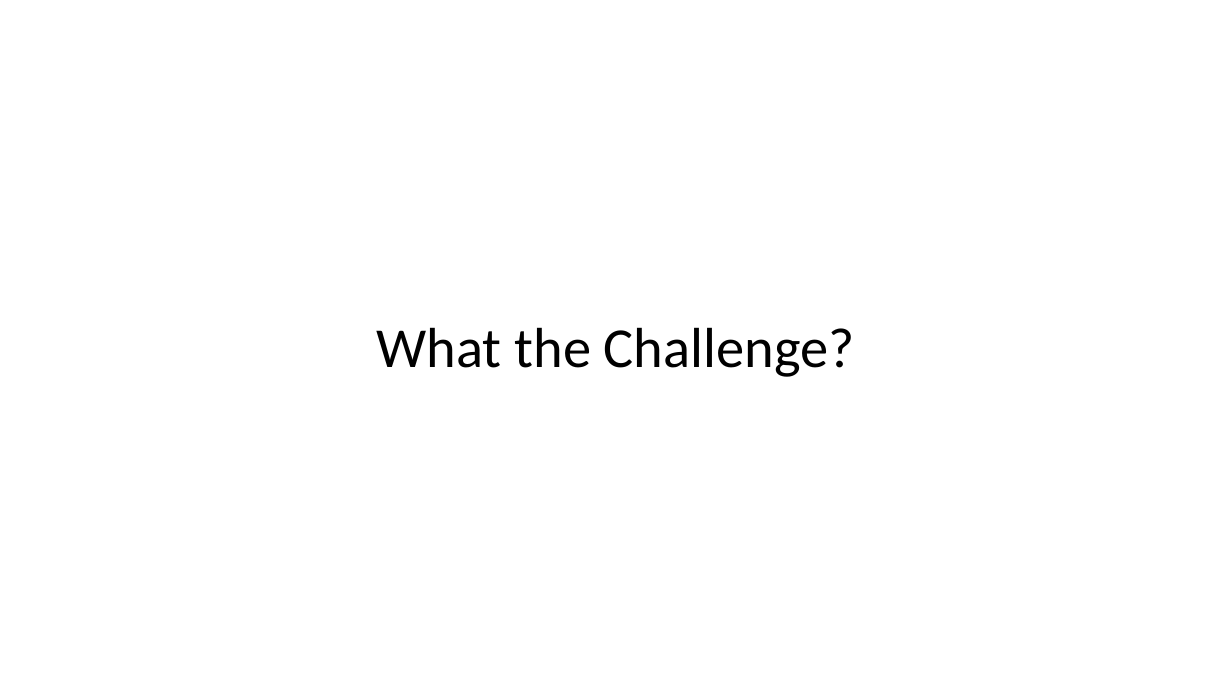
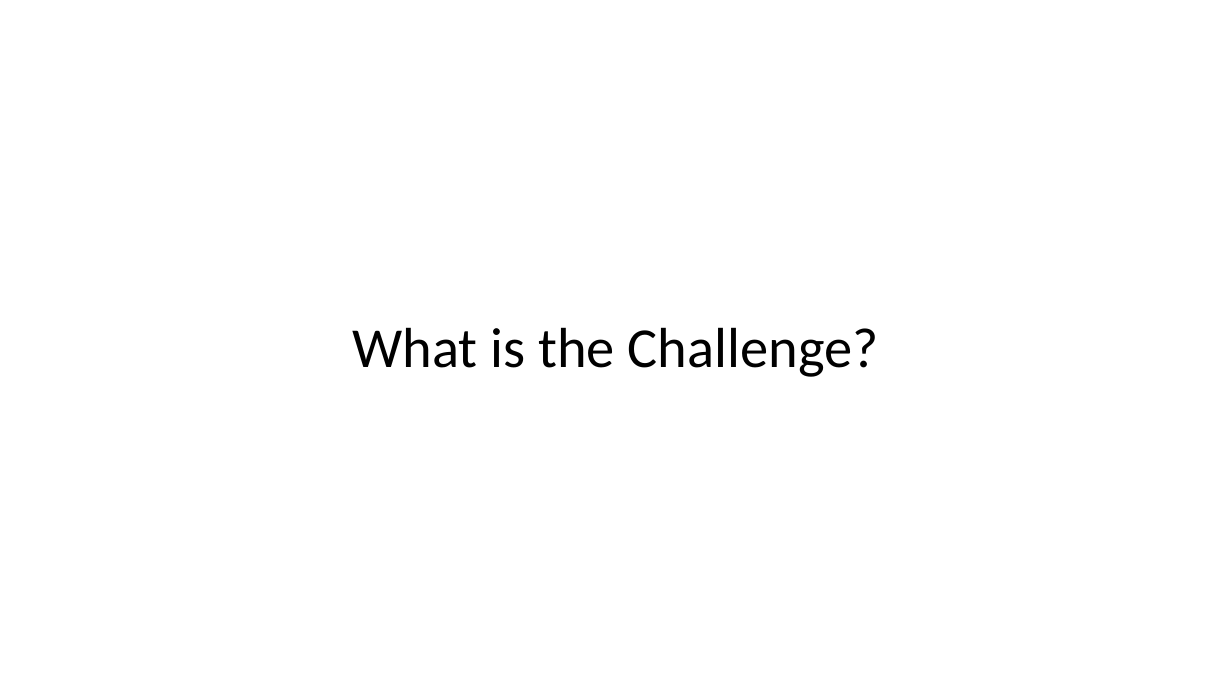
Before and after one commit to MohammedElagha/FIT-2021-IUG, a slide deck: slide 4 of Presentation/UNICC Global Hackathon - 25 Mar Presentation.pptx. Drawn at 1232x693 pixels with LibreOffice and Linux fonts; fonts in the diff are those of the drawing. Boxes give left, top, right and bottom in pixels: in the first picture for what was removed or moved away, otherwise in the second. Text is boxed around its words. In the diff, an @@ line names an element or a change of style, - is before the commit and + after.

```diff
--- a/Presentation/UNICC Global Hackathon - 25 Mar Presentation.pptx
+++ b/Presentation/UNICC Global Hackathon - 25 Mar Presentation.pptx
@@ title at (353, 327, 879, 377): text changed @@
-What the Challenge?
+What is the Challenge?
```
Also in this commit, not shown: 6 other slides changed, 4 slides added, 2 slides removed, 1 other file.
